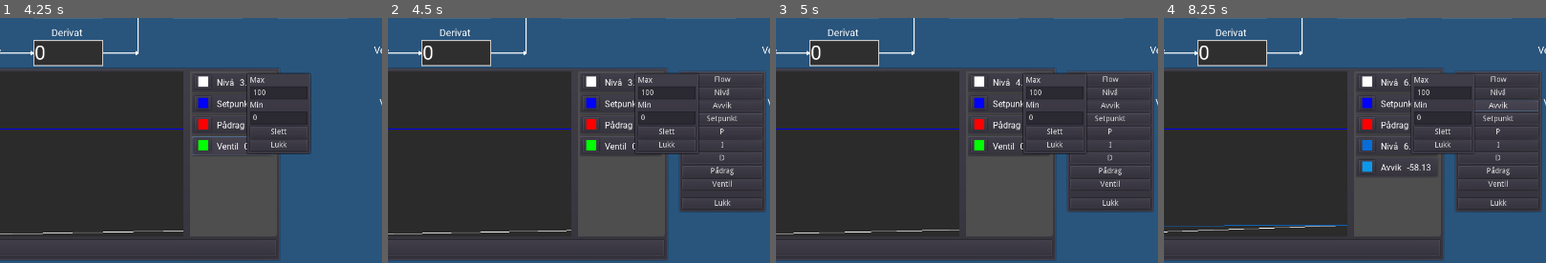
Above: before the commit, frames 1-4 (left to right).
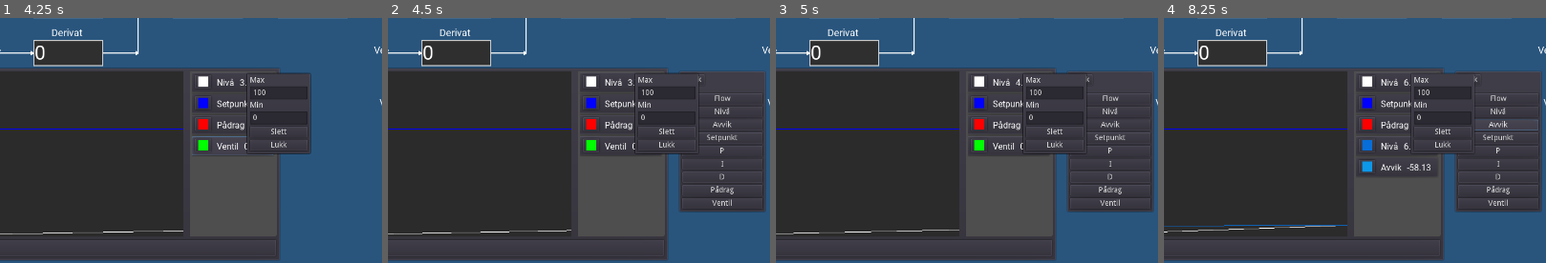
Above: after the commit, the same moments.

Repository: Keroflux/PIDsimulator
Game: Godot game, scene res://PIDsim.tscn
Two runs of this game, one before a commit and one after it. Both use one fixed random seed, a clock stepped at 60 frames per second and the inputs below.
Inputs (mouse positions are % of the whole screen's width and height, from its top left):
- Up to frame 1 (4.25 s): click (70, 56) at 0.5 s; click "Lukk" at 1.25 s; click (70, 60) at 2.02 s; click (70, 64) at 2.77 s; click (70, 69) at 3.52 s
- Up to frame 2 (4.5 s): click "Ny trend" at 4.25 s
- Up to frame 3 (5 s): no input
- Up to frame 4 (8.25 s): click "Slett" at 5 s; click "1 min" at 5.75 s; click "Flow" at 6.5 s; click "Nivå" at 7.25 s; click "Avvik" at 8 s
The pictures show only the part of the screen within x 40-90%, y 43-93%; the shares and areas given below are measured in that part.

Frame 1 is identical in both runs. In frame 2, 1.0% of the frame differs, in the area x 77-98%, y 23-77%; in frame 3, 1.0%; in frame 4, 1.3%.

Commit message:
Better new trend box

Diff:
--- a/Trend.gd
+++ b/Trend.gd
@@ -80,12 +80,12 @@
 
 func _on_Button_pressed():
 	if not $PanelContainer.visible:
-		$PanelContainer.show()
 		for tag in get_tree().get_nodes_in_group("Trend"):
 			var a = Button.new()
 			a.text = tag.type
 			a.connect("pressed", self, "add_trend", [tag])
 			$PanelContainer/VBoxContainer/VBoxContainer.add_child(a)
+		$PanelContainer.show()
 
 
 func _on_Lukk_pressed():
--- a/Trend.tscn
+++ b/Trend.tscn
@@ -117,19 +117,28 @@
 margin_top = 7.0
 margin_right = 154.0
 margin_bottom = 194.0
+size_flags_horizontal = 3
+size_flags_vertical = 3
 custom_constants/separation = 15
 
+[node name="HBoxContainer" type="HBoxContainer" parent="PanelContainer/VBoxContainer"]
+margin_right = 147.0
+margin_bottom = 20.0
+
+[node name="Lukk" type="Button" parent="PanelContainer/VBoxContainer/HBoxContainer"]
+margin_right = 41.0
+margin_bottom = 20.0
+text = "Lukk"
+
 [node name="VBoxContainer" type="VBoxContainer" parent="PanelContainer/VBoxContainer"]
+margin_top = 35.0
 margin_right = 147.0
-
-[node name="Lukk" type="Button" parent="PanelContainer/VBoxContainer"]
-margin_top = 15.0
-margin_right = 147.0
-margin_bottom = 35.0
-text = "Lukk"
+margin_bottom = 187.0
+size_flags_horizontal = 3
+size_flags_vertical = 3
 
 [connection signal="resized" from="PanelContainer2/VBC/HSplitContainer/Trend" to="." method="_on_Trend_resized"]
 [connection signal="color_changed" from="PanelContainer2/VBC/PanelContainer/HBoxContainer/Bakgrunn" to="." method="_on_Bakgrunn_color_changed"]
 [connection signal="pressed" from="PanelContainer2/VBC/PanelContainer/HBoxContainer/Button" to="." method="_on_Button_pressed"]
 [connection signal="item_selected" from="PanelContainer2/VBC/PanelContainer/HBoxContainer/OptionButton" to="." method="_on_OptionButton_item_selected"]
-[connection signal="pressed" from="PanelContainer/VBoxContainer/Lukk" to="." method="_on_Lukk_pressed"]
+[connection signal="pressed" from="PanelContainer/VBoxContainer/HBoxContainer/Lukk" to="." method="_on_Lukk_pressed"]
